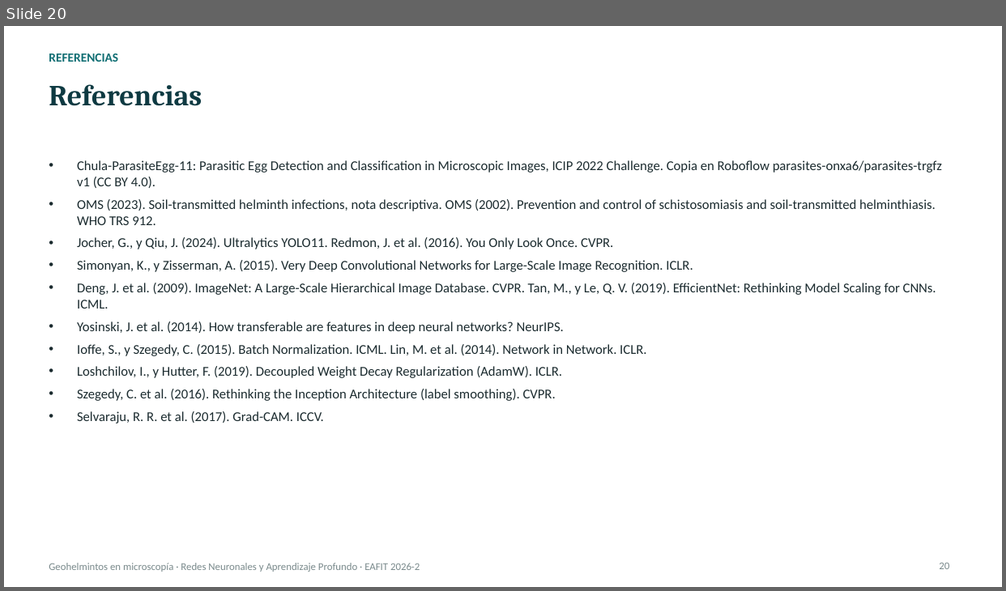
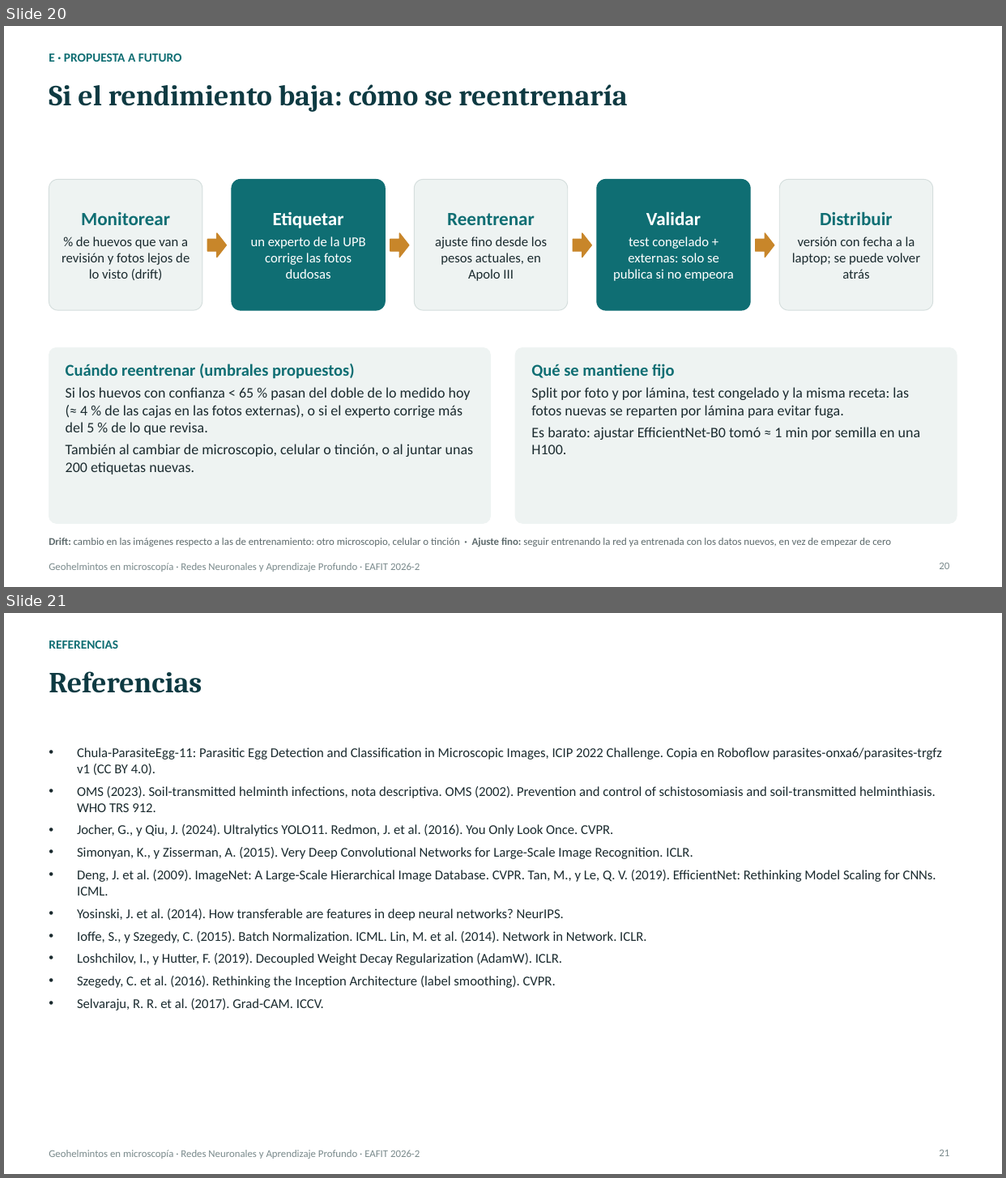
Before and after one commit to Llano0/ParCero_beta, a slide deck: docs/entregas/deep-learning/Presentacion_Geohelmintos_DL.pptx. Shown one above the other, each under a label of ours: slide 20 before the commit, slides 20 and 21 after it. The pictures are 1006x591 and 1006x1178 pixels, drawn with LibreOffice and Linux fonts; fonts in the diff are those of the drawing. Boxes give left, top, right and bottom in pixels: in the first picture for what was removed or moved away, otherwise in the second. Text is boxed around its words. In the diff, an @@ line names an element or a change of style, - is before the commit and + after.

```diff
--- a/docs/entregas/deep-learning/Presentacion_Geohelmintos_DL.pptx
+++ b/docs/entregas/deep-learning/Presentacion_Geohelmintos_DL.pptx
@@ slide 20 added at (4,26,1002,587), background #FFFFFF; not listed: 1 template element that a slide beside it also shows @@
@@ text added at (49,54,182,62), 12 pt, text #0F6E73, bold @@
+E · PROPUESTA A FUTURO
@@ title added at (49,84,627,112), 28 pt, text #0E3A42, bold @@
+Si el rendimiento baja: cómo se reentrenaría
@@ rounded rectangle added at (49,179,202,310), fill #EEF3F2, outline #D5DEDD 0.75 pt @@
@@ rounded rectangle added at (232,179,385,310), fill #0F6E73, outline #0F6E73 0.75 pt @@
@@ rounded rectangle added at (414,179,568,310), fill #EEF3F2, outline #D5DEDD 0.75 pt @@
@@ rounded rectangle added at (597,179,750,310), fill #0F6E73, outline #0F6E73 0.75 pt @@
@@ rounded rectangle added at (780,179,933,310), fill #EEF3F2, outline #D5DEDD 0.75 pt @@
@@ text added at (62,212,189,280), 13 pt, text #1B2B2F @@
+Monitorear
+% de huevos que van a revisión y fotos lejos de lo visto (drift)
@@ text added at (251,212,365,279), 13 pt, text #FFFFFF @@
+Etiquetar
+un experto de la UPB corrige las fotos dudosas
@@ text added at (435,213,547,281), 13 pt, text #1B2B2F @@
+Reentrenar
+ajuste fino desde los pesos actuales, en Apolo III
@@ text added at (613,211,734,281), 13 pt, text #FFFFFF @@
+Validar
+test congelado + externas: solo se publica si no empeora
@@ text added at (792,211,920,279), 13 pt, text #1B2B2F @@
+Distribuir
+versión con fecha a la laptop; se puede volver atrás
@@ right arrow added at (207,233,226,258), fill #C8862A, outline #C8862A 1 pt @@
@@ right arrow added at (390,233,409,258), fill #C8862A, outline #C8862A 1 pt @@
@@ right arrow added at (573,233,592,258), fill #C8862A, outline #C8862A 1 pt @@
@@ right arrow added at (756,233,774,258), fill #C8862A, outline #C8862A 1 pt @@
@@ rounded rectangle added at (49,348,491,524), fill #EEF3F2, outline #EEF3F2 0.5 pt @@
@@ text added at (66,364,474,475), 14 pt, text #1B2B2F @@
+Cuándo reentrenar (umbrales propuestos)
+Si los huevos con confianza < 65 % pasan del doble de lo medido hoy (≈ 4 % de las cajas en las fotos externas), o si el experto corrige más del 5 % de lo que revisa.
+También al cambiar de microscopio, celular o tinción, o al juntar unas 200 etiquetas nuevas.
@@ rounded rectangle added at (515,348,957,524), fill #EEF3F2, outline #EEF3F2 0.5 pt @@
@@ text added at (531,364,921,454), 14 pt, text #1B2B2F @@
+Qué se mantiene fijo
+Split por foto y por lámina, test congelado y la misma receta: las fotos nuevas se reparten por lámina para evitar fuga.
+Es barato: ajustar EfficientNet-B0 tomó ≈ 1 min por semilla en una H100.
@@ text added at (49,538,891,547), 10 pt, text #5E6B6D @@
+Drift: cambio en las imágenes respecto a las de entrenamiento: otro microscopio, celular o tinción · Ajuste fino: seguir entrenando la red ya entrenada con los datos nuevos, en vez de empezar de cero
@@ page number added at (939,563,949,570), 10 pt, text #7A8A8C @@
+20
@@ what was slide 20 is now slide 21 @@
@@ page number at (939,1150,949,1157): text changed @@
-20
+21
```
Also in this commit, not shown: 2 slides changed, 11 other files.
